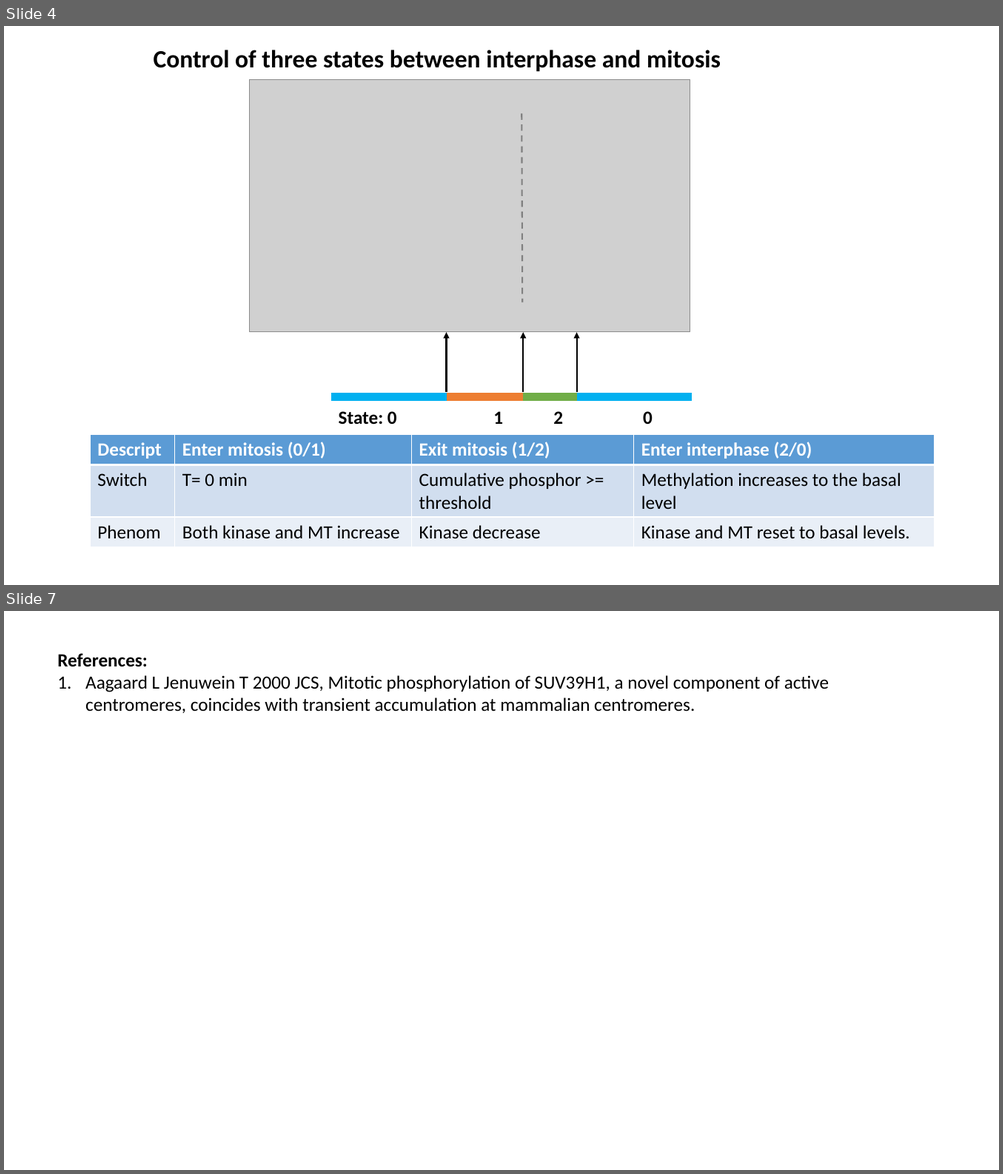
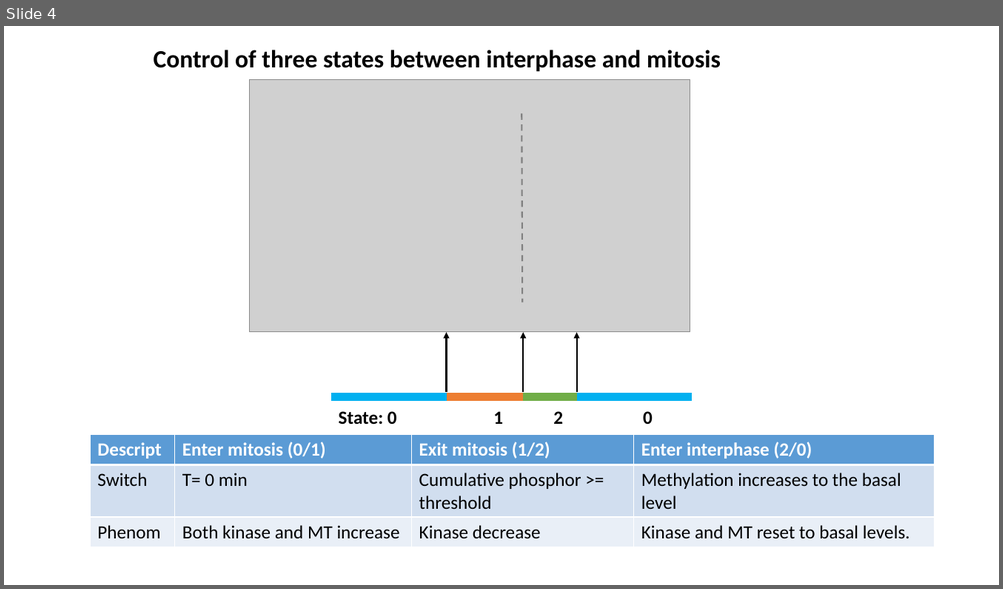
Before and after one commit to lu6007/fluocell, a slide deck: app/model/result_0211_2017.pptx. Shown one above the other, each under a label of ours: slides 4 and 7 before the commit, slide 4 after it; the slides between them are not shown. The pictures are 1003x1174 and 1003x589 pixels, drawn with LibreOffice and Linux fonts; fonts in the diff are those of the drawing; grey boxes stand for pictures. Boxes give left, top, right and bottom in pixels: in the first picture for what was removed or moved away, otherwise in the second. Text is boxed around its words. In the diff, an @@ line names an element or a change of style, - is before the commit and + after.

Commit message:
Updated Sequence analyzer, phospho-methyl model, make_movie etc

```diff
--- a/app/model/result_0211_2017.pptx
+++ b/app/model/result_0211_2017.pptx
@@ slide 7 removed at (4, 611, 999, 1170), background #FFFFFF @@
@@ text removed at (57, 653, 828, 713) @@
-References:
-1. Aagaard L Jenuwein T 2000 JCS, Mitotic phosphorylation of SUV39H1, a novel component of active centromeres, coincides with transient accumulation at mammalian centromeres.
```
Also in this commit, not shown: 5 slides changed, 10 other files.
